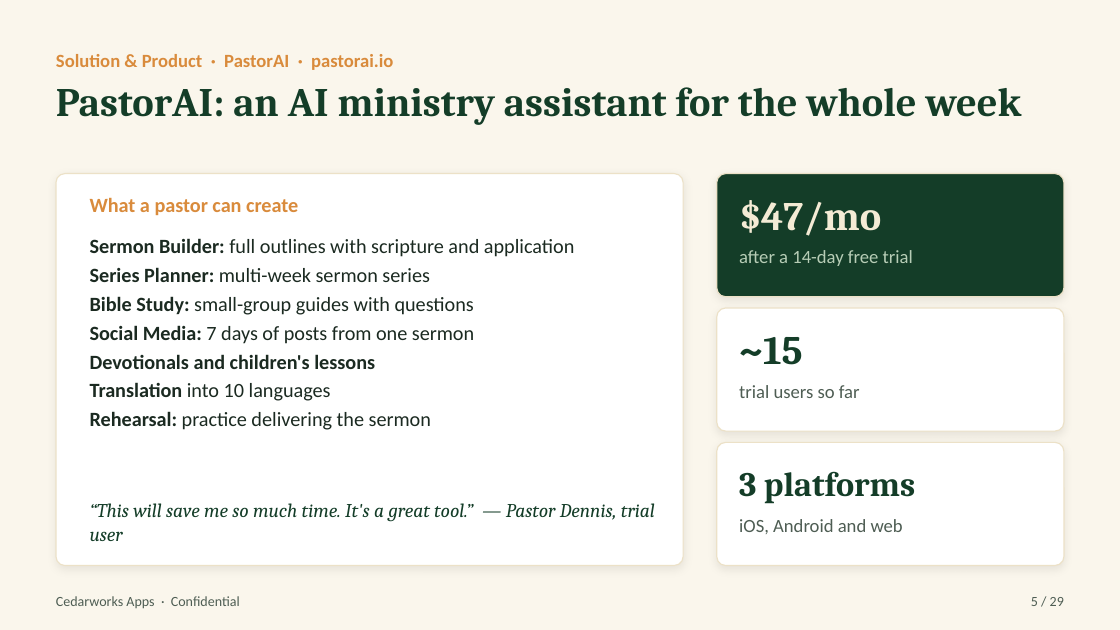
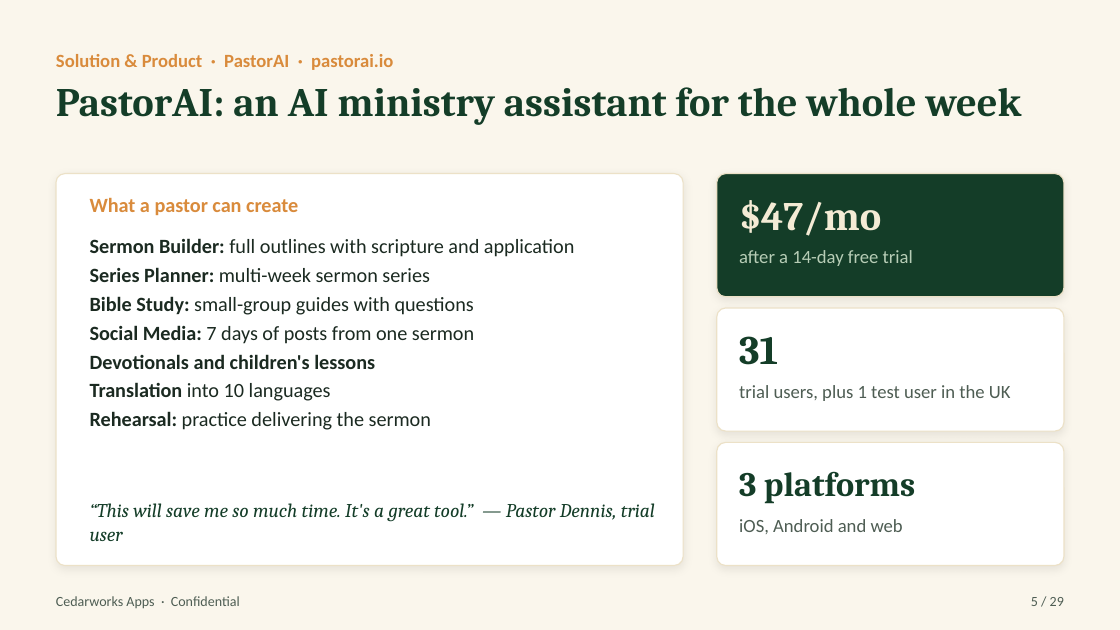
Before and after one commit to Pastorai1/Cedarworksapps, a slide deck: slide 5 of pitch-deck/Cedarworks-Apps-Pitch-Deck.pptx. Drawn at 1120x630 pixels with LibreOffice and Linux fonts; fonts in the diff are those of the drawing. Boxes give left, top, right and bottom in pixels: in the first picture for what was removed or moved away, otherwise in the second. Text is boxed around its words. In the diff, an @@ line names an element or a change of style, - is before the commit and + after.

```diff
--- a/pitch-deck/Cedarworks-Apps-Pitch-Deck.pptx
+++ b/pitch-deck/Cedarworks-Apps-Pitch-Deck.pptx
@@ text at <box>739,336,778,365</box>: text changed @@
-~15
+31
@@ text at <box>739,385,1011,401</box>: text changed @@
-trial users so far
+trial users, plus 1 test user in the UK
```
Also in this commit, not shown: 2 other slides changed, 4 other files.
